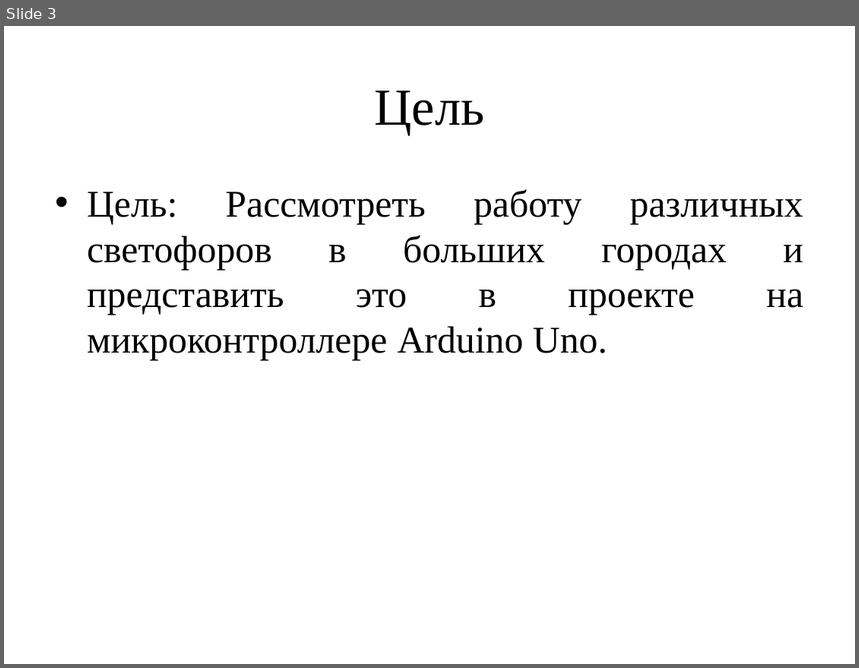
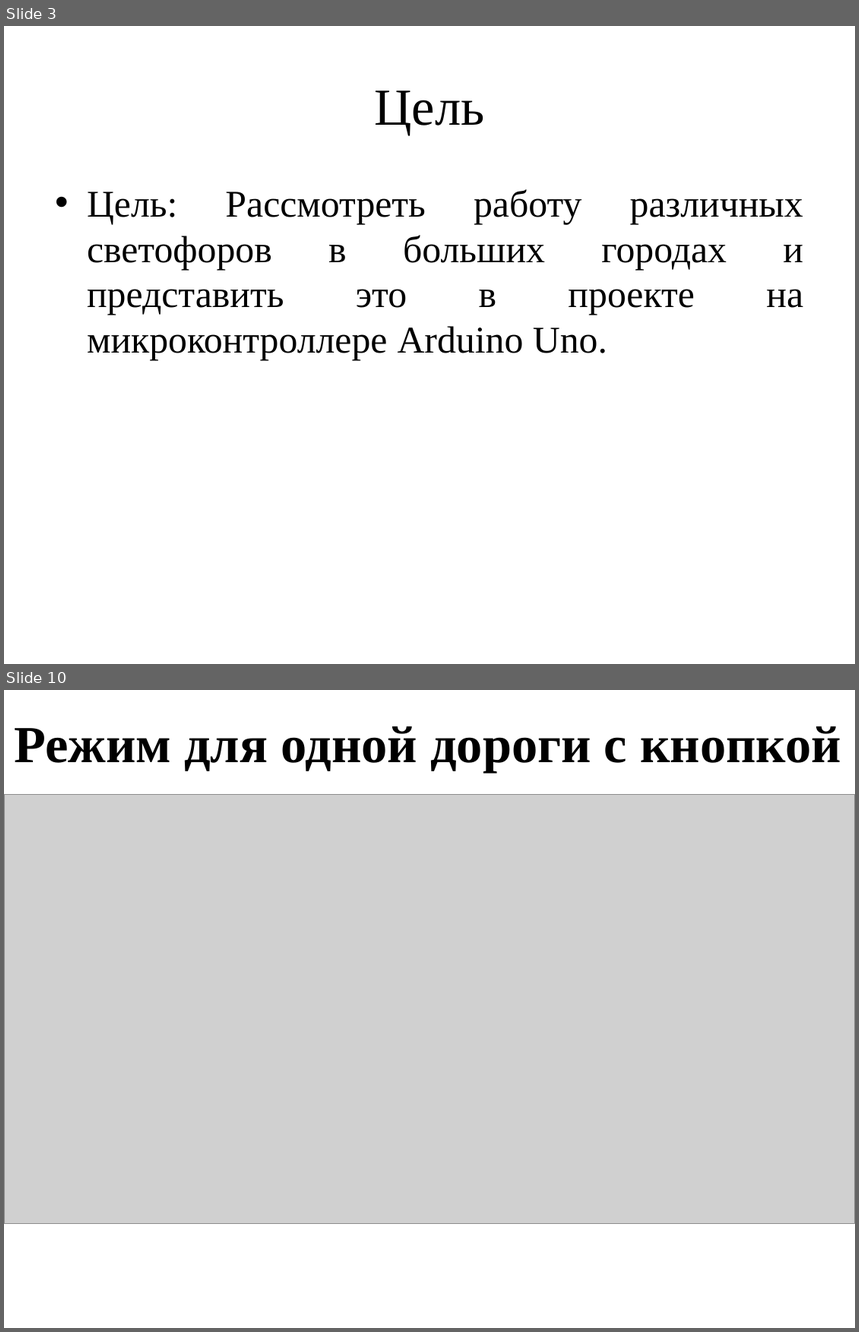
Before and after one commit to TimmmofeyD/TrafficLight, a slide deck: Presitation/TLPresintation.pptx. Shown one above the other, each under a label of ours: slide 3 before the commit, slides 3 and 10 after it; the slides between them are not shown. The pictures are 859x668 and 859x1332 pixels, drawn with LibreOffice and Linux fonts; fonts in the diff are those of the drawing; grey boxes stand for pictures. Boxes give left, top, right and bottom in pixels: in the first picture for what was removed or moved away, otherwise in the second. Text is boxed around its words. In the diff, an @@ line names an element or a change of style, - is before the commit and + after.

```diff
--- a/Presitation/TLPresintation.pptx
+++ b/Presitation/TLPresintation.pptx
@@ slide 10 added at [4,690,855,1328], background #FFFFFF @@
@@ title added at [14,726,842,772], 44 pt, text #000000, bold @@
+Режим для одной дороги с кнопкой
@@ picture added at [4,795,855,1224] @@
```
Also in this commit, not shown: 11 slides changed, 3 other slides added.
